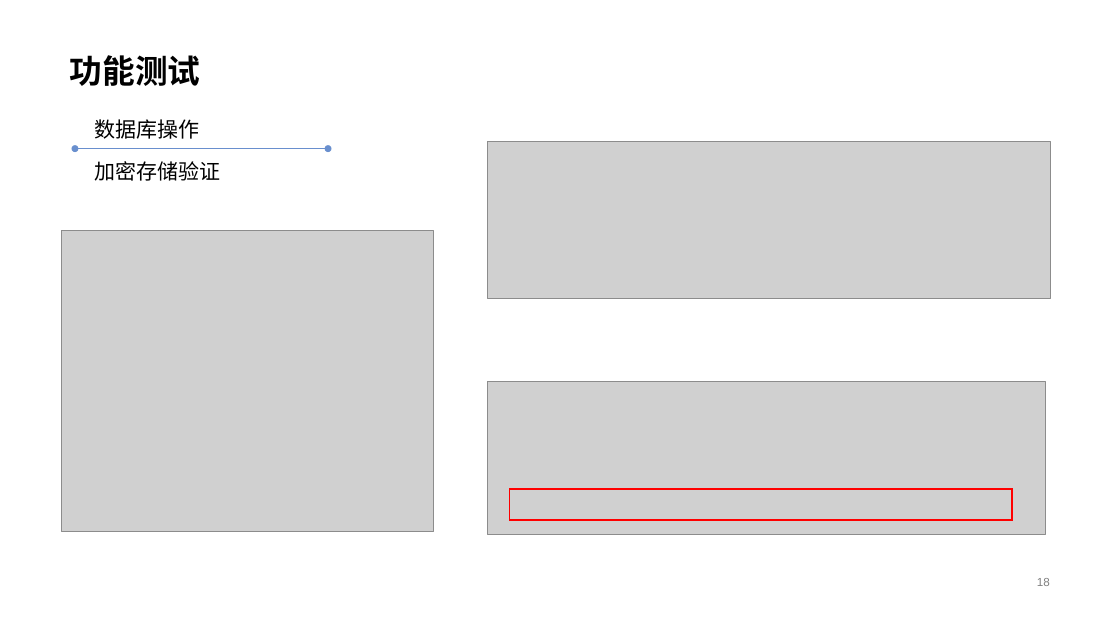
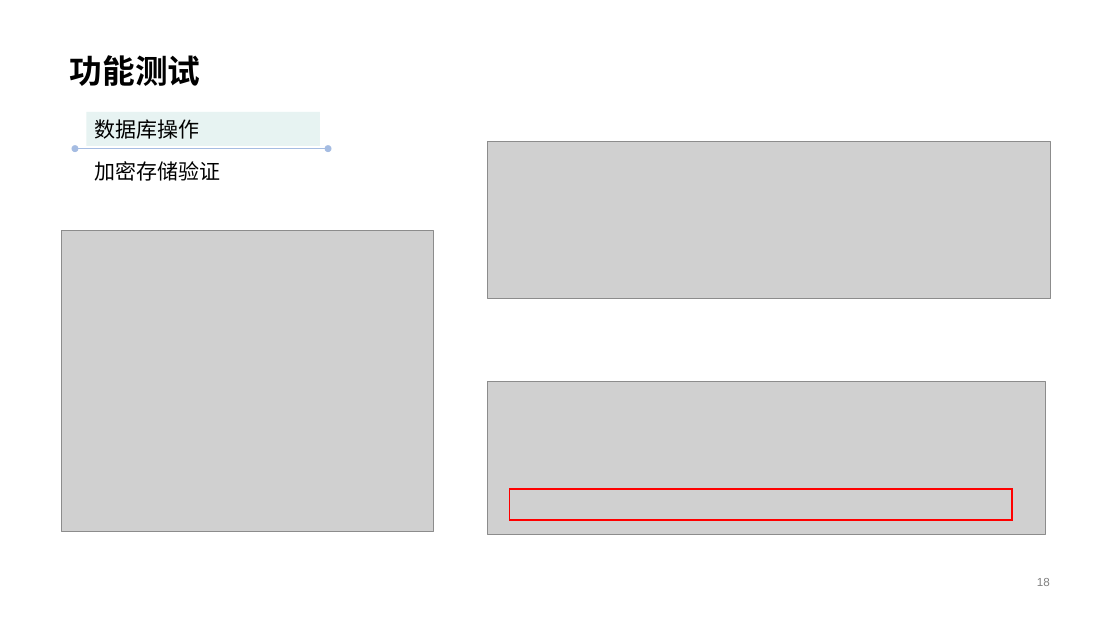
Before and after one commit to ZhaoYang0125/CABSE-JS, a slide deck: slide 18 of 提交物/大作业展示ppt.pptx. Drawn at 1120x630 pixels with LibreOffice and Linux fonts; fonts in the diff are those of the drawing; grey boxes stand for pictures. Boxes give left, top, right and bottom in pixels: in the first picture for what was removed or moved away, otherwise in the second. Text is boxed around its words. In the diff, an @@ line names an element or a change of style, - is before the commit and + after.

Commit message:
23/6/4/22/07

```diff
--- a/提交物/大作业展示ppt.pptx
+++ b/提交物/大作业展示ppt.pptx
@@ rectangle "数据库操作": place and size @@
-rectangle "数据库操作" at bbox=[95, 119, 200, 139]
+rectangle "数据库操作" at bbox=[87, 112, 320, 145]
@@ rectangle "数据库操作" at bbox=[87, 112, 320, 145]: fill none to #E7F3F2 @@
@@ double arrow (329, 149) - (75, 149): stroke #698FCE 1.5 pt to #A5BCE2 1.5 pt @@
```
